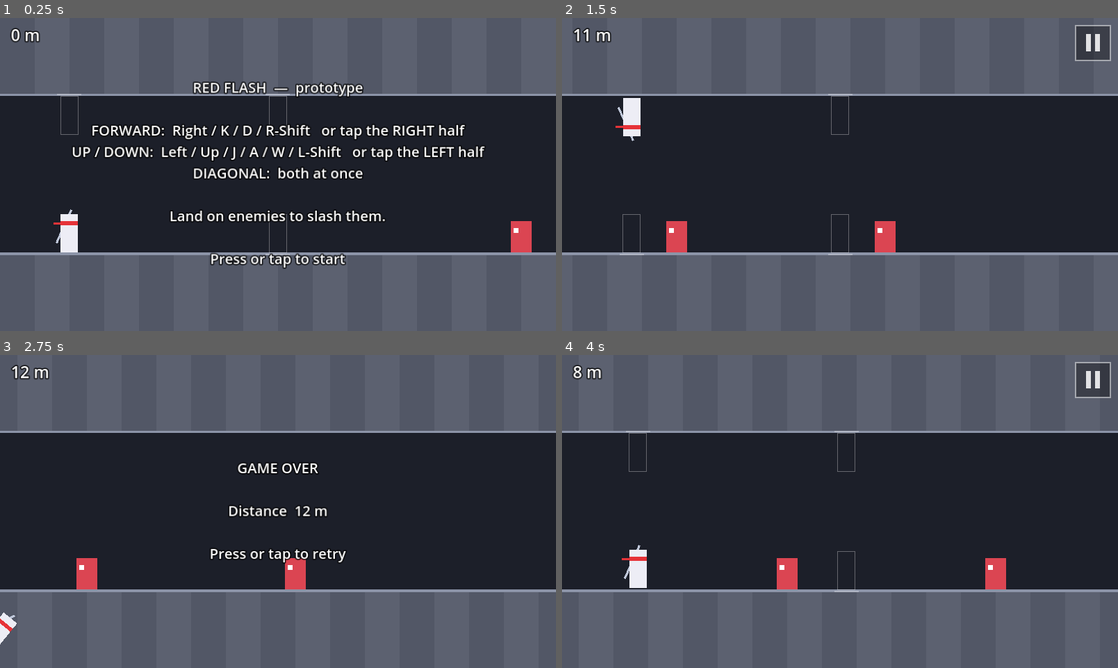
Above: before the commit, frames 1-4 (two rows, left to right).
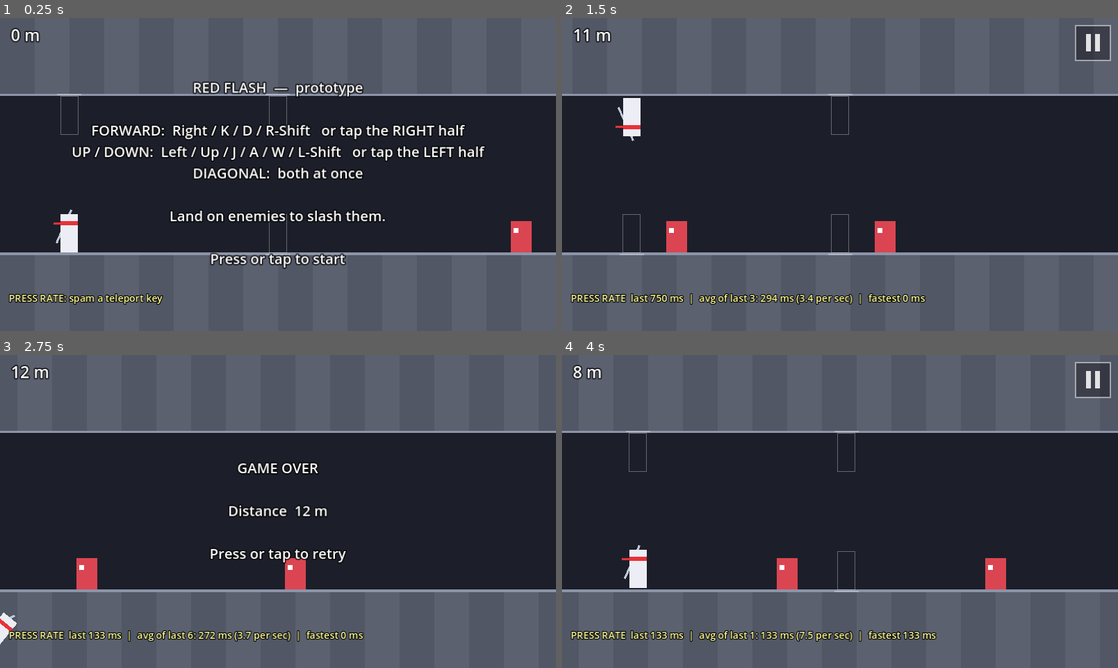
Above: after the commit, the same moments.

Repository: fredsbreads/game-off
Game: Godot game, scene res://scenes/main.tscn
Two runs of this game, one before a commit and one after it. Both use one fixed random seed, a clock stepped at 60 frames per second and the inputs below.
Inputs (mouse positions are in pixels of both pictures, inside the frame that each line leads up to):
- Up to frame 1 (0.25 s): no input
- Up to frame 2 (1.5 s): tap Enter at 0.5 s; move the mouse to (962, 158) at 0.52 s; hold K (tp_forward) 0.53-1.28 s; hold J (tp_vertical) 0.53-1.28 s; click (962, 158) at 0.67 s; move the mouse to (728, 190) at 1.27 s; tap Shift at 1.35 s; click (728, 190) at 1.42 s
- Up to frame 3 (2.75 s): move the mouse to (333, 442) at 2.02 s; hold K (tp_forward) from 2.03 s (still down); hold J (tp_vertical) from 2.03 s (still down); click (333, 442) at 2.17 s
- Up to frame 4 (4 s): tap Enter at 2.75, 3.5 s; move the mouse to (812, 574) at 2.77 s; release J (tp_vertical) at 2.78 s; tap Shift at 2.85 s; click (812, 574) at 2.92 s; move the mouse to (1006, 558) at 3.52 s; release K (tp_forward) at 3.53 s; hold J (tp_vertical) from 3.53 s (still down); click (1006, 558) at 3.67 s

The runs differ from the first frame. In frame 1, 0.6% of the frame differs, in the area x 1-30%, y 88-92%; in frame 2, 1.3%; in frame 3, 1.3%; in frame 4, 1.3%, in the area x 1-68%, y 88-92%.

Commit message:
Temporary press-rate log for tuning the cooldown

Diff:
--- a/scripts/main.gd
+++ b/scripts/main.gd
@@ -31,6 +31,8 @@
 # Phone browsers send a fake mouse click after a finger lifts; ignore mouse
 # clicks this soon after any touch so a tap never counts twice.
 const MOUSE_AFTER_TOUCH_IGNORE_MS := 1000
+# TEMPORARY: on-screen + Output-panel log of how fast you press (cooldown tuning).
+const PRESS_RATE_LOG := true
 const DEATH_ANIM_TIME := 0.7
 const RETRY_DELAY := 0.5
 const SAVE_PATH := "user://save.cfg"
@@ -56,6 +58,7 @@
 var _pending_vertical := false
 var _pending_frames := 0
 var _last_touch_msec := -100000
+var _press_log: PressRateLog = null
 # Which Shift keys are down, by location (see _shift_press_is_fresh).
 var _shift_held := {}
 var _hitstop := 0.0
@@ -72,6 +75,9 @@
 	for node in [level, fx, cam, freeze_effect, $EnemyLayer, $PlayerLayer]:
 		node.process_mode = Node.PROCESS_MODE_PAUSABLE
 	hud.process_mode = Node.PROCESS_MODE_ALWAYS
+	if PRESS_RATE_LOG:
+		_press_log = PressRateLog.new()
+		add_child(_press_log)
 	if not OS.get_cmdline_user_args().is_empty():
 		debug = DebugTools.new()
 		debug.main = self
@@ -116,6 +122,8 @@
 	var button := _button_from_event(event)
 	if button == Rules.Move.NONE:
 		return
+	if _press_log:
+		_press_log.record("forward" if button == Rules.Move.FORWARD else "vertical")
 	get_viewport().set_input_as_handled()
 	match state:
 		State.READY:
--- /dev/null
+++ b/scripts/press_rate_log.gd
@@ -0,0 +1,61 @@
+class_name PressRateLog
+extends CanvasLayer
+## TEMPORARY tool for tuning the cooldown: measures how fast you can press.
+## Every teleport press (key or tap) is timed against the previous one.
+##   - bottom-left of the screen: last gap, average of the last 10, fastest
+##   - Godot's Output panel: one line per press, to copy and share
+## Turn off with ENABLED in main.gd (PRESS_RATE_LOG), or delete this file.
+
+const WINDOW := 10              # average over this many most recent gaps
+const IGNORE_GAP_MS := 1000.0   # longer pauses aren't "spamming"; not counted
+
+var _last_usec := 0
+var _gaps: Array[float] = []
+var _fastest := INF
+var _count := 0
+var _label: Label
+
+
+func _ready() -> void:
+	layer = 20
+	_label = Label.new()
+	_label.mouse_filter = Control.MOUSE_FILTER_IGNORE
+	_label.add_theme_font_size_override("font_size", 18)
+	_label.add_theme_constant_override("outline_size", 6)
+	_label.add_theme_color_override("font_outline_color", Color.BLACK)
+	_label.add_theme_color_override("font_color", Color(1, 1, 0.6))
+	_label.set_anchors_and_offsets_preset(Control.PRESET_BOTTOM_LEFT)
+	_label.position = Vector2(16, -70)
+	_label.grow_vertical = Control.GROW_DIRECTION_BEGIN
+	add_child(_label)
+	_refresh()
+	print("PRESS RATE LOG on: spam a teleport key, then copy these lines.")
+
+
+func record(button_name: String) -> void:
+	var now := Time.get_ticks_usec()
+	_count += 1
+	if _last_usec == 0:
+		print("PRESS #%d %s (first)" % [_count, button_name])
+	else:
+		var gap := (now - _last_usec) / 1000.0
+		if gap <= IGNORE_GAP_MS:
+			_gaps.append(gap)
+			if _gaps.size() > WINDOW:
+				_gaps.pop_front()
+			_fastest = minf(_fastest, gap)
+		print("PRESS #%d %s  +%.0f ms" % [_count, button_name, gap])
+	_last_usec = now
+	_refresh()
+
+
+func _refresh() -> void:
+	if _gaps.is_empty():
+		_label.text = "PRESS RATE: spam a teleport key"
+		return
+	var total := 0.0
+	for g in _gaps:
+		total += g
+	var avg := total / _gaps.size()
+	_label.text = "PRESS RATE  last %.0f ms  |  avg of last %d: %.0f ms (%.1f per sec)  |  fastest %.0f ms" % [
+		_gaps.back(), _gaps.size(), avg, 1000.0 / avg, _fastest]
